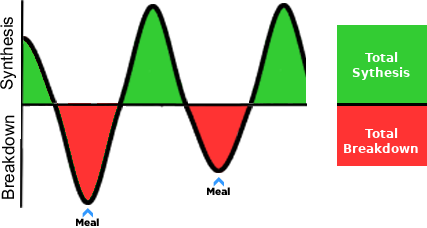
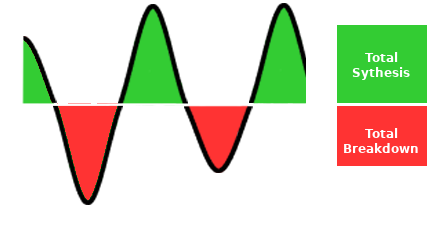
Revision of a layered 427x228 image; what changed, layer by layer:
painted on "Protein Balance Bar" over [337, 103, 427, 106]
painted on "Axes" over [20, 0, 307, 208]
painted on "Meal Arrow 3" over [207, 177, 230, 196]
painted on "Meal Arrow 2" over [76, 208, 99, 227]
painted on "Breakdown copy" over [1, 115, 15, 199]
painted on "Synthesis copy" over [0, 17, 16, 90]
